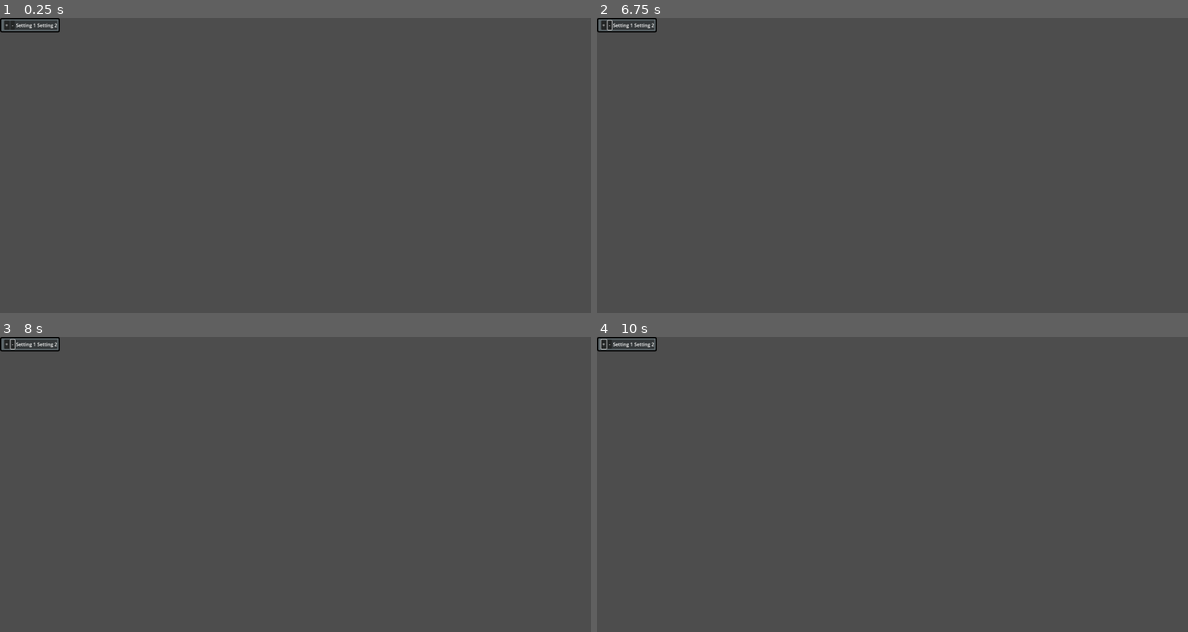
Above: before the commit, frames 1-4 (two rows, left to right).
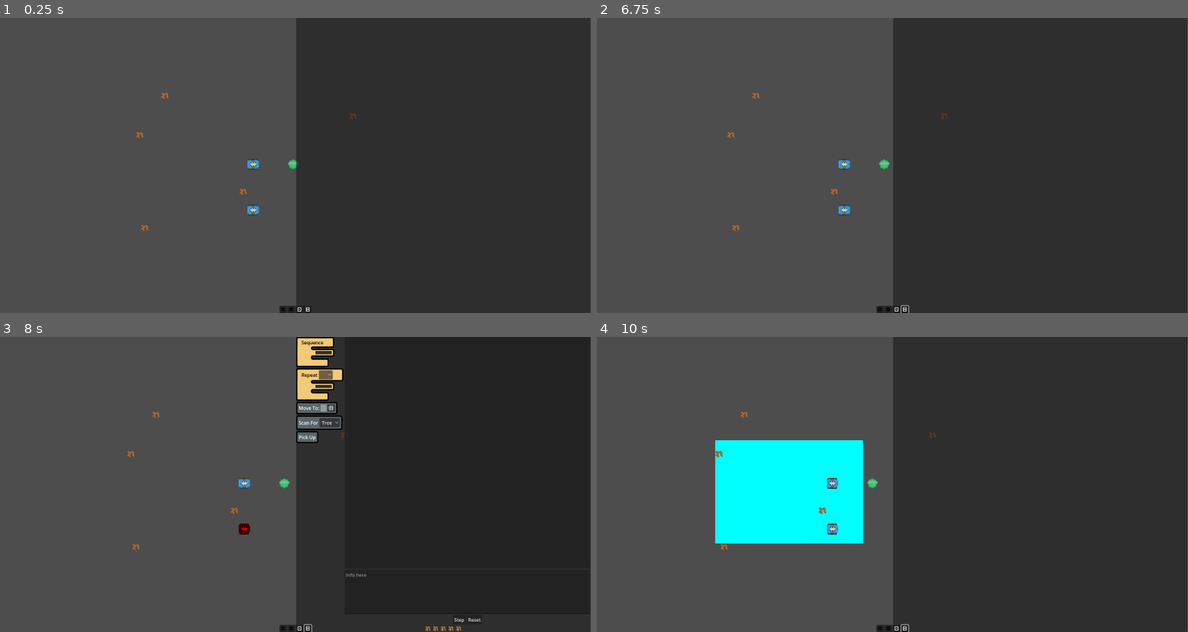
Above: after the commit, the same moments.

Repository: tefla/SpecialCirumstances
Game: Godot game, scene res://Game.tscn
The game is run twice, just before and just after one commit, with the same random seed, the same clock (stepped at 60 frames per second) and the same inputs. Before the commit the project starts from res://Playground/Test.tscn.
Inputs (mouse positions are in pixels of both pictures, inside the frame that each line leads up to; where the layout moved, square brackets give the same spot in the first picture):
- Up to frame 1 (0.25 s): no input
- Up to frame 2 (6.75 s): click (880, 310) at 0.52 s; click (880, 310) at 1.27 s; click (898, 310) at 2.02 s; click (898, 310) at 2.77 s; click (602, 23) at 3.5 s, where only the run before the commit has a clickable "+"; click (608, 23) at 4.25 s, where only the run before the commit has a clickable "-"; click (886, 310) at 5.02 s; click (904, 310) at 5.77 s; tap Enter at 6.5 s; move the mouse to (1022, 150) at 6.52 s; press the mouse at (1022, 150) at 6.53 s; hold D (RightKey) from 6.53 s (still down)
- Up to frame 3 (8 s): release D (RightKey) at 7.25 s; release the mouse at (425, 469) at 7.25 s; tap Space at 7.25 s; drag from (177, 499) to (265, 543) at 7.27 s
- Up to frame 4 (10 s): move the mouse to (951, 419) at 8.02 s; press the mouse at (951, 419) at 8.03 s; hold D (RightKey) 8.03-8.75 s; tap 1 (MouseModeArea) at 8.1 s; release the mouse at (951, 419) at 8.75 s; click (927, 407) [602, 342] at 8.75 s; tap Enter at 9.5 s; drag from (862, 543) to (715, 440) at 9.52 s

The runs differ from the first frame. In frame 1, 50% of the frame differs, in the area x 0-100%, y 0-100%; in frame 2, 50%; in frame 3, 50%; in frame 4, 59%.
Error before the commit: Invalid call. Nonexistent function 'set_definitions' in base 'HBoxContainer'. (res://Playground/Block.gd:13)

Commit message:
H

Diff:
--- /dev/null
+++ b/Map/DamagableComponent.gd
@@ -0,0 +1,9 @@
+extends Component
+class_name DamagableComponent
+
+@export var area: Area2D
+
+func _ready() -> void:
+	await get_tree().process_frame
+	var healthComp: HealthComponent = entity.get_component(HealthComponent)
+	area.mouse_entered.connect(func (): healthComp.decrease_health(10))
--- /dev/null
+++ b/Map/HealthBar/HealthBar.tscn
@@ -0,0 +1,7 @@
+[gd_scene format=3 uid="uid://b8uylsopmxrso"]
+
+[node name="HealthBar" type="ProgressBar"]
+custom_minimum_size = Vector2(35, 7)
+offset_right = 35.0
+offset_bottom = 7.0
+show_percentage = false
--- /dev/null
+++ b/Map/HealthComponent.gd
@@ -0,0 +1,19 @@
+extends Component
+class_name HealthComponent
+
+@export var health_bar: ProgressBar
+@export var health = 100
+signal health_depleted
+
+func _ready() -> void:
+	health_bar.value = health
+func decrease_health(damage: int):
+	health = clamp(health - damage, 0, 2^100)
+	health_bar.value = health
+	if health == 0:
+		health_depleted.emit()
+func increase_health(heal: int):
+	health = clamp(health + heal, 0, 2^100)
+	health_bar.value = health
+	if health == 0:
+		health_depleted.emit()
--- a/Map/Tree.tscn
+++ b/Map/Tree.tscn
@@ -1,13 +1,19 @@
-[gd_scene load_steps=4 format=3 uid="uid://bh7w2p2iryckw"]
+[gd_scene load_steps=8 format=3 uid="uid://bh7w2p2iryckw"]
 
-[ext_resource type="Script" path="res://Map/tree.gd" id="1_227ad"]
+[ext_resource type="Script" path="res://Unit/Entity.gd" id="1_6enkr"]
 [ext_resource type="Texture2D" uid="uid://bfgw05vp62ov7" path="res://Assets/kenny-assets/Default size/treeGreen_small.png" id="2_ebif6"]
+[ext_resource type="Script" path="res://Map/HealthComponent.gd" id="3_tddvt"]
+[ext_resource type="PackedScene" uid="uid://b8uylsopmxrso" path="res://Map/HealthBar/HealthBar.tscn" id="4_5mce2"]
+[ext_resource type="Script" path="res://Map/DamagableComponent.gd" id="4_uuat4"]
 
 [sub_resource type="CircleShape2D" id="CircleShape2D_5vda0"]
 radius = 20.025
 
+[sub_resource type="CircleShape2D" id="CircleShape2D_w4kix"]
+radius = 36.0555
+
 [node name="Tree" type="StaticBody2D" groups=["selectable"]]
-script = ExtResource("1_227ad")
+script = ExtResource("1_6enkr")
 metadata/type = "Tree"
 
 [node name="CollisionShape2D" type="CollisionShape2D" parent="."]
@@ -18,3 +24,31 @@
 
 [node name="NavigationObstacle2D" type="NavigationObstacle2D" parent="."]
 radius = 18.44
+
+[node name="Components" type="Node2D" parent="."]
+
+[node name="Health" type="Node2D" parent="Components" node_paths=PackedStringArray("health_bar")]
+script = ExtResource("3_tddvt")
+health_bar = NodePath("HealthBar")
+
+[node name="HealthBar" parent="Components/Health" instance=ExtResource("4_5mce2")]
+anchors_preset = 7
+anchor_left = 0.5
+anchor_top = 1.0
+anchor_right = 0.5
+anchor_bottom = 1.0
+offset_left = -17.5
+offset_top = -7.0
+offset_right = 17.5
+offset_bottom = 0.0
+grow_horizontal = 2
+grow_vertical = 0
+
+[node name="Damagable" type="Node2D" parent="Components" node_paths=PackedStringArray("area")]
+script = ExtResource("4_uuat4")
+area = NodePath("Area2D")
+
+[node name="Area2D" type="Area2D" parent="Components/Damagable"]
+
+[node name="CollisionShape2D" type="CollisionShape2D" parent="Components/Damagable/Area2D"]
+shape = SubResource("CircleShape2D_w4kix")
--- a/Playground/Block.gd
+++ b/Playground/Block.gd
@@ -7,22 +7,23 @@
 @onready var childrenRoot = %Children
 
 func _ready():
-	# Composition at runtime based on resource
-	if block_definition.header_scene:
-		var header = block_definition.header_scene.instantiate()
-		header.set_definitions(block_definition)
-		headerRoot.add_child(header)
+	if not Engine.is_editor_hint():
+		# Composition at runtime based on resource
+		if block_definition.header_scene:
+			var header = block_definition.header_scene.instantiate()
+			header.set_definitions(block_definition)
+			headerRoot.add_child(header)
 
-	if not block_definition.is_leaf_task and block_definition.footer_scene:
-		var header = block_definition.footer_scene.instantiate()
-		footerRoot.add_child(header)
+		if not block_definition.is_leaf_task and block_definition.footer_scene:
+			var header = block_definition.footer_scene.instantiate()
+			footerRoot.add_child(header)
 
-	if not block_definition.is_leaf_task and block_definition.child_container_scene:
-		for n in block_definition.num_children:
-			if block_definition.child_container_spacer_scene and n > 0:
-				var spacer = block_definition.child_container_spacer_scene.instantiate()
-				childrenRoot.add_child(spacer)
+		if not block_definition.is_leaf_task and block_definition.child_container_scene:
+			for n in block_definition.num_children:
+				if block_definition.child_container_spacer_scene and n > 0:
+					var spacer = block_definition.child_container_spacer_scene.instantiate()
+					childrenRoot.add_child(spacer)
 
-			var child_container = block_definition.child_container_scene.instantiate()
-			child_container.set_definitions(block_definition)
-			childrenRoot.add_child(child_container)
+				var child_container = block_definition.child_container_scene.instantiate()
+				child_container.set_definitions(block_definition)
+				childrenRoot.add_child(child_container)
--- a/Playground/if_else_block.tres
+++ b/Playground/if_else_block.tres
@@ -21,6 +21,6 @@
 child_container_scene = ExtResource("1_kdf2a")
 is_leaf_task = false
 settings = SubResource("Resource_yhp6g")
-num_children = 2
+num_children = 4
 child_container_spacer_scene = ExtResource("2_0p0gk")
 show_child_spacer = true
--- a/Unit/Component.gd
+++ b/Unit/Component.gd
@@ -1,9 +1,10 @@
 extends Node2D
 class_name Component
 
-var entity: Entity
-func _ready() -> void:
-	entity = get_parent().get_parent()
+var entity: Entity :
+	get: return get_parent().get_parent()
+
+
 enum ComponentFeatures {
 	NONE = 0,
 	UI_PROVIDER = 1 << 0,
--- a/Unit/Components/Memory/MemoryComponent.gd
+++ b/Unit/Components/Memory/MemoryComponent.gd
@@ -5,7 +5,10 @@
 func _init() -> void:
 	features = ComponentFeatures.UI_PROVIDER
 	ui = _ui.instantiate()
+	_actor_wait.call_deferred()
 
+func _actor_wait():
+	await get_tree().process_frame
 
 func get_ui() -> MemoryUI:
 	ui.entity = entity
--- a/Unit/Components/Memory/MemoryUI.gd
+++ b/Unit/Components/Memory/MemoryUI.gd
@@ -3,6 +3,7 @@
 @onready var palette = %Palette
 @onready var program_editor = %ProgramEditor
 var entity: Entity
+signal is_ready
 
 func _ready() -> void:
 	#print(program_editor.root)
@@ -11,7 +12,14 @@
 		#root.entity = entity
 		#program_editor.root = root
 		#program_editor.redraw()
-	pass
+	is_ready.emit()
+	print(palette)
+
+	_actor_wait.call_deferred()
+
+func _actor_wait():
+	await get_tree().process_frame
+	populate_task_palette()
 func _on_step_pressed() -> void:
 	program_editor.root.entity = entity
 	program_editor.root.start()
@@ -25,3 +33,21 @@
 	var error = ResourceSaver.save(program_editor.root, "user://tree.res")
 	if error != OK:
 		printerr(error)
+
+func populate_task_palette():
+	var tasks = []
+	for comp in entity.components.get_children():
+		comp.entity = entity
+		if comp.features & Component.ComponentFeatures.TASK_PROVIDER:
+			print("Generate TASK_PROVIDER for: %s" % [comp.get_class()])
+			for task in comp.get_tasks():
+				task.entity = entity
+				tasks.append(task)
+
+	if palette:
+		for child in palette.get_children():
+			palette.remove_child(child)
+		for task in tasks:
+			var block = await task.get_block()
+			block.is_template = true
+			palette.add_child(block)
--- a/Unit/Components/Motor/MotorComponent.gd
+++ b/Unit/Components/Motor/MotorComponent.gd
@@ -50,6 +50,7 @@
 
 	var next_path_position: Vector2 = navigation_agent.get_next_path_position()
 	var new_velocity: Vector2 = global_position.direction_to(next_path_position) * movement_speed
+	entity.look_at(next_path_position)
 	if navigation_agent.avoidance_enabled:
 		navigation_agent.set_velocity(new_velocity)
 	else:
--- a/Unit/Entity.gd
+++ b/Unit/Entity.gd
@@ -1,4 +1,4 @@
-extends CharacterBody2D
+extends Node2D
 class_name Entity
 
 @onready var components = $Components
@@ -7,22 +7,3 @@
 	for comp in components.get_children():
 		if is_instance_of(comp, componentType):
 			return comp
-
-func populate_task_palette():
-	var tasks = []
-	for comp in components.get_children():
-		comp.entity = self
-		if comp.features & Component.ComponentFeatures.TASK_PROVIDER:
-			print("Generate TASK_PROVIDER for: %s" % [comp.get_class()])
-			for task in comp.get_tasks():
-				task.entity = self
-				tasks.append(task)
-
-	var memComp = get_component(MemoryComponent)
-	var palette = memComp.get_ui().palette
-	for child in palette.get_children():
-		palette.remove_child(child)
-	for task in tasks:
-		var block = await task.get_block()
-		block.is_template = true
-		palette.add_child(block)
--- a/Unit/UI/info_panel.gd
+++ b/Unit/UI/info_panel.gd
@@ -22,4 +22,6 @@
 		var panels = unit.generate_panels()
 		for panel in panels:
 			%List.add_child(panel)
-		unit.populate_task_palette()
+		#var memComp = unit.get_component(MemoryComponent)
+		#
+		#unit.populate_task_palette()
--- a/Unit/Unit.tscn
+++ b/Unit/Unit.tscn
@@ -27,6 +27,7 @@
 shape = SubResource("RectangleShape2D_e6uul")
 
 [node name="Sprite2D" type="Sprite2D" parent="."]
+rotation = -1.5708
 texture = ExtResource("2_nkeru")
 
 [node name="Components" type="Node2D" parent="."]
--- a/game_manager.gd
+++ b/game_manager.gd
@@ -30,11 +30,11 @@
 func set_selected(units: Array):
 
 	for unit in selected:
-		if unit is Node2D:
+		if unit is Unit:
 			unit.selected = false
 	selected = units
 	for unit in selected:
-		if unit is Node2D:
+		if unit is Unit:
 			unit.selected = true
 	selection_changed.emit(selected)
 func deselect():
--- a/project.godot
+++ b/project.godot
@@ -11,7 +11,7 @@
 [application]
 
 config/name="Special Circumstances"
-run/main_scene="res://Playground/Test.tscn"
+run/main_scene="res://Game.tscn"
 config/features=PackedStringArray("4.3", "Forward Plus")
 config/icon="res://Assets/icon.svg"
 
Not shown: 1 places in Tasks/Blocks/BlockStatement.tscn that only renumber resources
